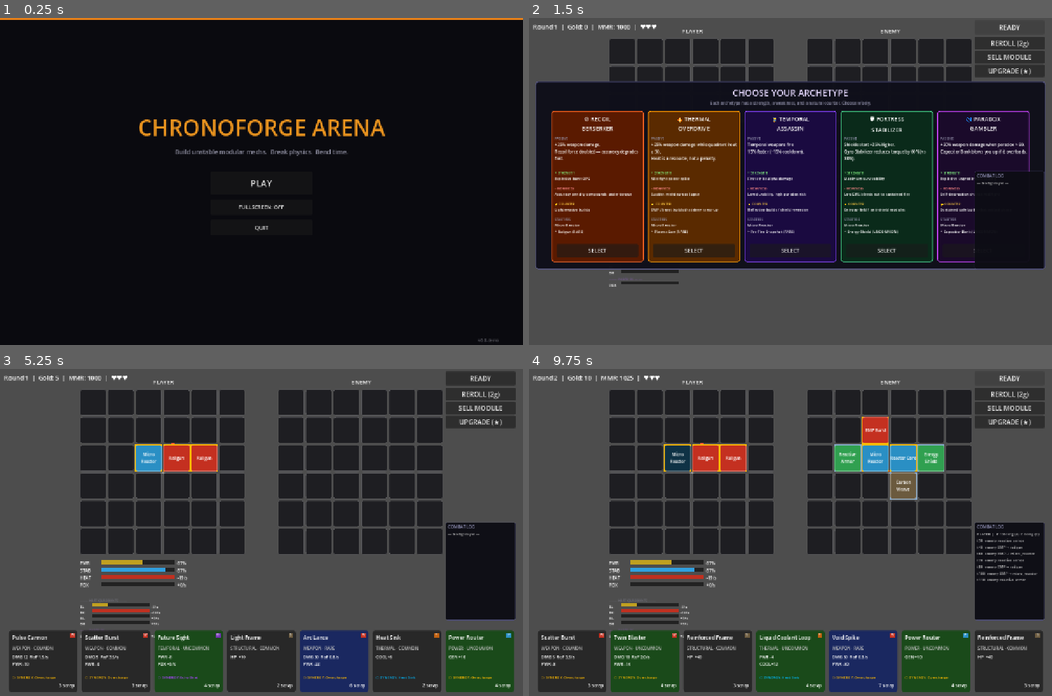
Above: before the commit, frames 1-4 (two rows, left to right).
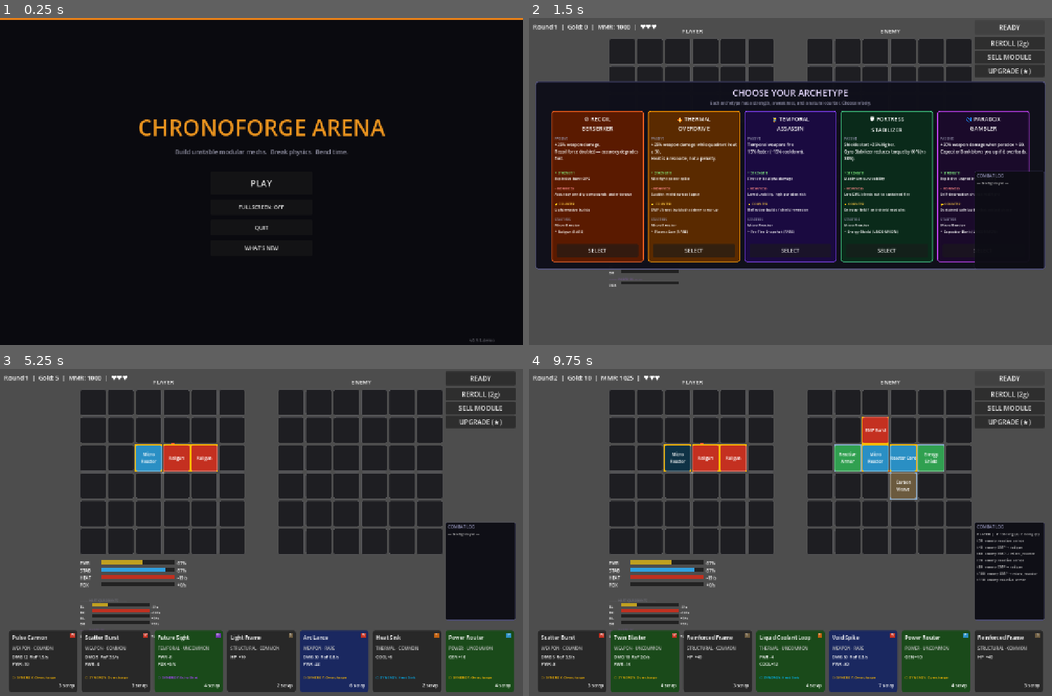
Above: after the commit, the same moments.

Repository: bbayram-l/ChroneForge-Arena
Game: Godot game, scene res://scenes/MainMenu.tscn
The game is run twice, just before and just after one commit, with the same random seed, the same clock (stepped at 60 frames per second) and the same inputs.
Inputs:
- Up to frame 1 (0.25 s): no input
- Up to frame 2 (1.5 s): click "PLAY" at 0.5 s; click "READY" at 1.25 s
- Up to frame 3 (5.25 s): click "READY" at 2 s; click "REROLL (2g)" at 2.75 s; click "SELL MODULE" at 3.5 s; click "UPGRADE (★)" at 4.25 s; click "SELECT" at 5 s
- Up to frame 4 (9.75 s): click "REROLL (2g)" at 5.75 s; click "SELL MODULE" at 6.5 s; click "UPGRADE (★)" at 7.25 s; click "READY" at 8 s; click "▶ REPLAY FIGHT" at 8.75 s; click "NEXT ROUND" at 9.5 s

The runs differ from the first frame. In frame 1, less than 0.1% of the frame differs, in the area x 46-96%, y 69-99%; in frame 2, nothing differs; in frame 3, less than 0.1%; in frame 4, less than 0.1%.

Commit message:
feat: changelog overlay on main menu + version bump to v0.9.1
- Add WHAT'S NEW button to main menu (below QUIT)
- Pressing it opens a scrollable changelog overlay panel with BBCode formatting
- Panel shows all versions from v0.9.1 back to v0.1.0 with balance notes,
  new features, and UI changes in user-readable language
- Version label updated v0.8-demo → v0.9.1-demo
- Overlay is built once and toggled on subsequent opens

Co-Authored-By: Claude Sonnet 4.6 <noreply@anthropic.com>

Diff:
--- a/scripts/ui/MainMenu.gd
+++ b/scripts/ui/MainMenu.gd
@@ -2,7 +2,8 @@
 ## Programmatic UI consistent with the rest of the codebase.
 extends Node
 
-var _fullscreen: bool = false
+var _fullscreen:        bool    = false
+var _changelog_overlay: Control = null
 
 func _ready() -> void:
 	_build_ui()
@@ -68,11 +69,16 @@
 	quit_btn.pressed.connect(_on_quit)
 	canvas.add_child(quit_btn)
 
+	# WHAT'S NEW button
+	var log_btn := _make_btn("WHAT'S NEW", Vector2(515.0, 544.0), Vector2(250.0, 38.0), 13)
+	log_btn.pressed.connect(_on_changelog_pressed.bind(canvas))
+	canvas.add_child(log_btn)
+
 	# Version label (bottom-right)
 	var ver := Label.new()
-	ver.position = Vector2(1170.0, 782.0)
-	ver.size     = Vector2(100.0, 16.0)
-	ver.text     = "v0.8-demo"
+	ver.position = Vector2(1150.0, 782.0)
+	ver.size     = Vector2(120.0, 16.0)
+	ver.text     = "v0.9.1-demo"
 	ver.add_theme_font_size_override("font_size", 10)
 	ver.modulate = Color(0.35, 0.35, 0.38)
 	canvas.add_child(ver)
@@ -101,3 +107,161 @@
 
 func _on_quit() -> void:
 	get_tree().quit()
+
+func _on_changelog_pressed(canvas: CanvasLayer) -> void:
+	if _changelog_overlay != null:
+		_changelog_overlay.visible = true
+		return
+	_build_changelog_overlay(canvas)
+
+func _build_changelog_overlay(canvas: CanvasLayer) -> void:
+	_changelog_overlay = Control.new()
+	_changelog_overlay.position = Vector2.ZERO
+	_changelog_overlay.size     = Vector2(1280.0, 800.0)
+	canvas.add_child(_changelog_overlay)
+
+	# Dim background
+	var dim := ColorRect.new()
+	dim.position = Vector2.ZERO
+	dim.size     = Vector2(1280.0, 800.0)
+	dim.color    = Color(0.0, 0.0, 0.0, 0.72)
+	_changelog_overlay.add_child(dim)
+
+	# Panel
+	var panel := Panel.new()
+	panel.position = Vector2(190.0, 72.0)
+	panel.size     = Vector2(900.0, 656.0)
+	_changelog_overlay.add_child(panel)
+
+	# Title bar
+	var title_bar := ColorRect.new()
+	title_bar.position = Vector2(0.0, 0.0)
+	title_bar.size     = Vector2(900.0, 44.0)
+	title_bar.color    = Color(0.10, 0.08, 0.05)
+	panel.add_child(title_bar)
+
+	var title_lbl := Label.new()
+	title_lbl.position = Vector2(0.0, 8.0)
+	title_lbl.size     = Vector2(900.0, 28.0)
+	title_lbl.text     = "CHANGELOG"
+	title_lbl.horizontal_alignment = HORIZONTAL_ALIGNMENT_CENTER
+	title_lbl.add_theme_font_size_override("font_size", 17)
+	title_lbl.add_theme_color_override("font_color", Color(0.92, 0.58, 0.12))
+	panel.add_child(title_lbl)
+
+	# Scrollable content
+	var scroll := ScrollContainer.new()
+	scroll.position = Vector2(8.0, 50.0)
+	scroll.size     = Vector2(884.0, 558.0)
+	panel.add_child(scroll)
+
+	var rtl := RichTextLabel.new()
+	rtl.bbcode_enabled = true
+	rtl.fit_content    = true
+	rtl.size           = Vector2(860.0, 0.0)   # height expands with content
+	rtl.add_theme_font_size_override("normal_font_size", 12)
+	rtl.add_theme_font_size_override("bold_font_size",   13)
+	rtl.text = _changelog_text()
+	scroll.add_child(rtl)
+
+	# Close button
+	var close_btn := _make_btn("✕  CLOSE", Vector2(375.0, 614.0), Vector2(150.0, 36.0), 13)
+	close_btn.pressed.connect(func() -> void: _changelog_overlay.visible = false)
+	panel.add_child(close_btn)
+
+func _changelog_text() -> String:
+	return (
+"""[color=#e8941f][b]v0.9.1 — Balance Pass[/b][/color]  [color=#666677]2026-03-06[/color]
+[color=#888899]Temporal stack nerfs — fights now last long enough for all five systems to matter.[/color]
+
+[color=#ffdd88]Balance[/color]
+• [b]Pre-Fire Snapshot[/b] — shots deal [b]0.8×[/b] damage (unguided opening volley).
+  No longer benefits from Timeline Split; they are now distinct mechanics.
+• [b]Timeline Split[/b] — multiplier reduced [b]2.0× → 1.5×[/b].
+  Still a decisive opener; no longer an instant-kill on late-game enemies.
+• [b]Entropy Field[/b] — damage floor raised [b]0.3× → 0.5×[/b] (max −50%, was −70%).
+  Tick interval slowed [b]1.0s → 1.5s[/b]; only dominant in extended fights.
+• [b]Temporal Pre-load[/b] — combat starts with [b]5 × temporal_count[/b] paradox.
+  A 6-Temporal build begins at 30/100 so the meta tax bites from tick 1.
+• [b]joint_lock[/b] — now consumed on absorption. Was absorbing unlimited overloads for free.
+
+[color=#ffdd88]Synergies Now Active in Combat[/color]
+• [b]Overcharge[/b] (POWER + WEAPON) — +8% weapon damage
+• [b]Heat Sink[/b] (THERMAL + WEAPON) — −30% heat generated per shot
+• [b]Fortress[/b] (STRUCTURAL + DEFENSE) — +15% starting HP
+• [b]Echo Shot[/b] (TEMPORAL + WEAPON) — 5% chance to re-fire at full damage
+• [b]Targeting[/b] (AI + WEAPON) — −5% accuracy penalty
+• [b]Flux[/b] (POWER + TEMPORAL) — −10% paradox gain rate
+
+
+[color=#e8941f][b]v0.9.0 — Month 9: Steam Demo Prep[/b][/color]  [color=#666677]2026-03-06[/color]
+[color=#888899]Archetypes, combat replay, status keywords, UI polish, 7-card shop.[/color]
+
+[color=#ffdd88]Five Archetypes[/color]
+Choose your identity before the run. Each has a unique passive, starter module, strength, weakness, and counter.
+• [b]Recoil Berserker[/b] — +25% damage; double recoil (accuracy degrades with every shot). Starter: Railgun.
+• [b]Thermal Overdrive[/b] — +25% damage while quadrant heat ≥ 50. Starter: Plasma Saw.
+• [b]Temporal Assassin[/b] — temporal weapons fire 15% faster. Starter: Pre-Fire Snapshot.
+• [b]Fortress Stabilizer[/b] — shields +25%; gyro_stabilizer torque reduction doubled. Starter: Energy Shield.
+• [b]Paradox Gambler[/b] — +30% damage when paradox > 80. Starter: Capacitor Bank.
+
+[color=#ffdd88]Combat Replay[/color]
+After every fight a [b]▶ REPLAY FIGHT[/b] button appears on the results panel.
+• Plays back at 10 ticks/sec — toggle [b]2× speed[/b] any time.
+• Live HP, shield, and paradox bars update each tick.
+• Keyword badges show [b]BURN / CRACK / OVERCHARGE[/b] stacks as they accumulate.
+• Rolling event feed: shots, dodges, overloads, EMP locks, reflects, vents.
+• Pre-fire wins show [b]PRE-FIRE WIN[/b] with all opening-volley events.
+
+[color=#ffdd88]Status Keywords[/color]
+• [b]BURN[/b] — heat-generating weapons apply DoT stacks (0.5 HP/tick per stack).
+  Decays 2 stacks/s per active THERMAL module. Overdrive Vent clears all Burn.
+• [b]CRACK[/b] — high-recoil shots stress the shooter's frame (+2% acc penalty per stack).
+  Decays via Blast Plating (1 stack every 2s).
+• [b]OVERCHARGE[/b] — power surplus > 1.1× reduces your paradox gain by 10% per tick.
+
+[color=#ffdd88]UI & Gameplay[/color]
+• Resolution 1280×720 → [b]1280×800[/b].  Fullscreen toggle fixed on Windows 11.
+• [b]7-card shop[/b] (was 5).  Purchased cards disappear immediately.
+• Post-battle results panel with outcome, HP remaining, and notable events.
+• Combat log moved to a right sidebar — no longer overlaps the enemy grid.
+• HUD: heat-per-quadrant bars (TL/TR/BL/BR) and paradox-rate meter.
+• Shop cards show category badge + synergy hint when a card would activate a synergy.
+• Grid overlay draws coloured synergy borders on active cells.
+
+
+[color=#e8941f][b]v0.8.0 — Month 8[/b][/color]
+• Main menu, fullscreen toggle, version label.
+
+
+[color=#e8941f][b]v0.7.0 — Month 7[/b][/color]
+• Disabled-module darkened visual.  Hover tooltip with full stats.
+• Post-fight combat log (last 7 events).
+
+
+[color=#e8941f][b]v0.6.0 — Month 6[/b][/color]
+• [b]60 modules[/b] total (up from 36).  repair_drone, targeting_jammer wired.
+• Ghost ladder: 30% chance to replay a previous human opponent each round.
+
+
+[color=#e8941f][b]v0.5.0 — Month 5[/b][/color]
+• Module upgrades ★1 → ★2 → ★3.  Sell refund includes upgrade investment.
+
+
+[color=#e8941f][b]v0.4.0 — Month 4[/b][/color]
+• 3 player lives.  Run-over screen.  REROLL / SELL buttons.  Draw outcome.
+
+
+[color=#e8941f][b]v0.3.0 — Month 3[/b][/color]
+• All special module effects wired (emp_burst, reactive_armor, reflective_field,
+  future_sight, pre_fire_snapshot, rewind_shield, overdrive_vent, timeline_split,
+  entropy_field, capacitor_bank, gyro_stabilizer, shock_bracing, power_router).
+
+
+[color=#e8941f][b]v0.2.0 — Month 2[/b][/color]
+• Visual grid, click-to-place shop, enemy generator, HUD, torque visualiser.
+
+
+[color=#e8941f][b]v0.1.0 — Month 1[/b][/color]
+• Core engine: grid, power, heat, physics, paradox, combat, shop, economy."""
+	)
